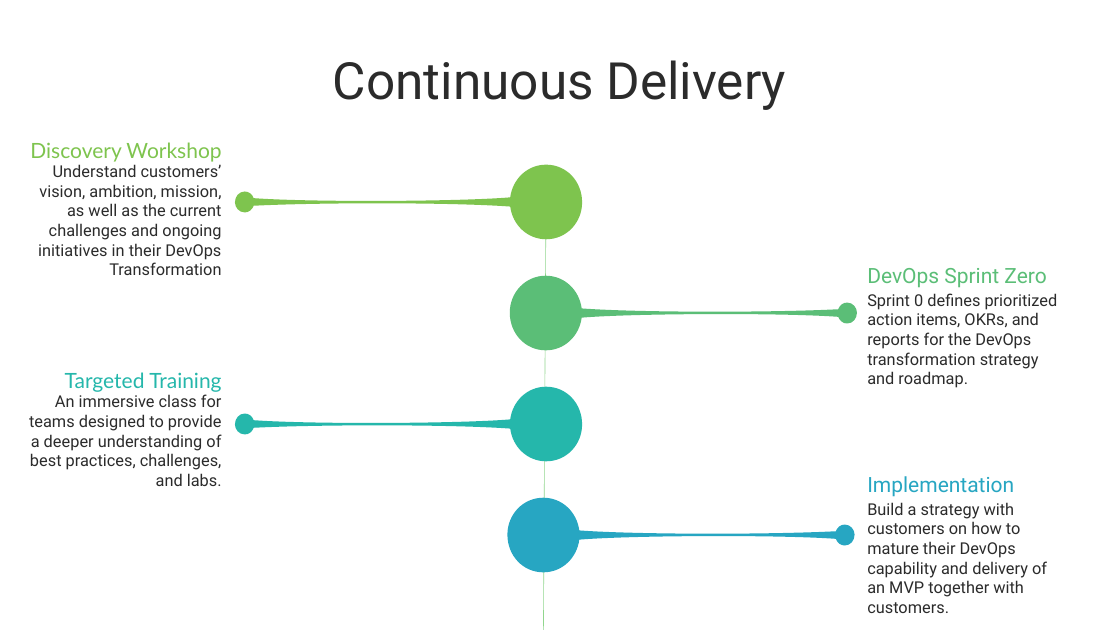
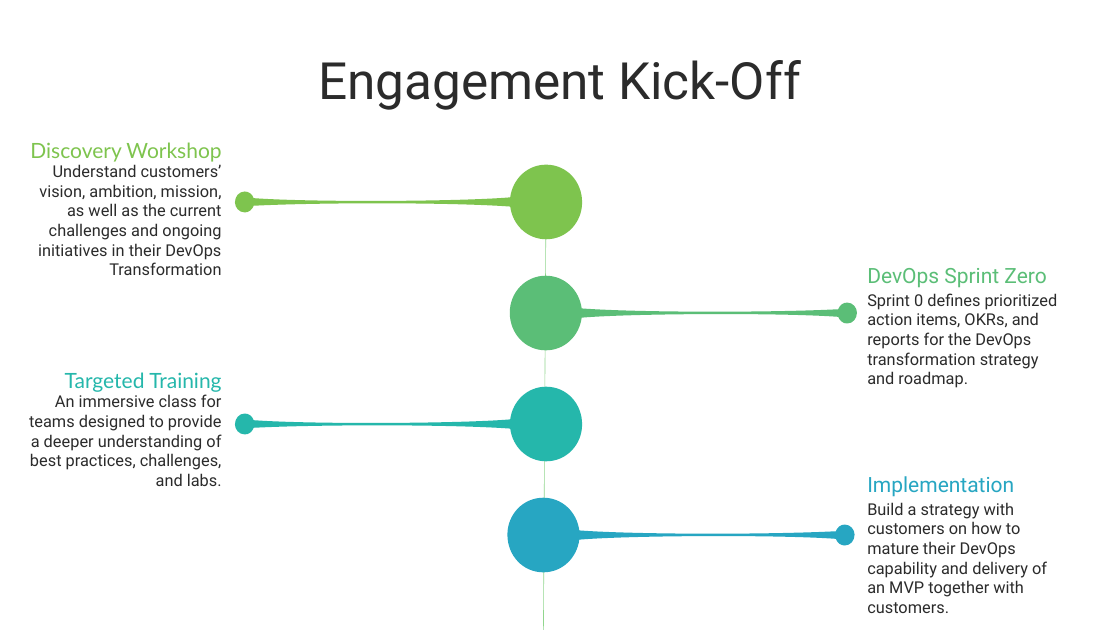
Before and after one commit to kevinjordan-99summits/liatrio-poc, a slide deck: slide 12 of docs/Presentation.pptx. Drawn at 1120x630 pixels with LibreOffice and Linux fonts; fonts in the diff are those of the drawing. Boxes give left, top, right and bottom in pixels: in the first picture for what was removed or moved away, otherwise in the second. Text is boxed around its words. In the diff, an @@ line names an element or a change of style, - is before the commit and + after.

```diff
--- a/docs/Presentation.pptx
+++ b/docs/Presentation.pptx
@@ text at (318,60,801,110): text changed @@
-Continuous Delivery
+Engagement Kick-Off
```
Also in this commit, not shown: 3 other slides changed, 6 other files.
